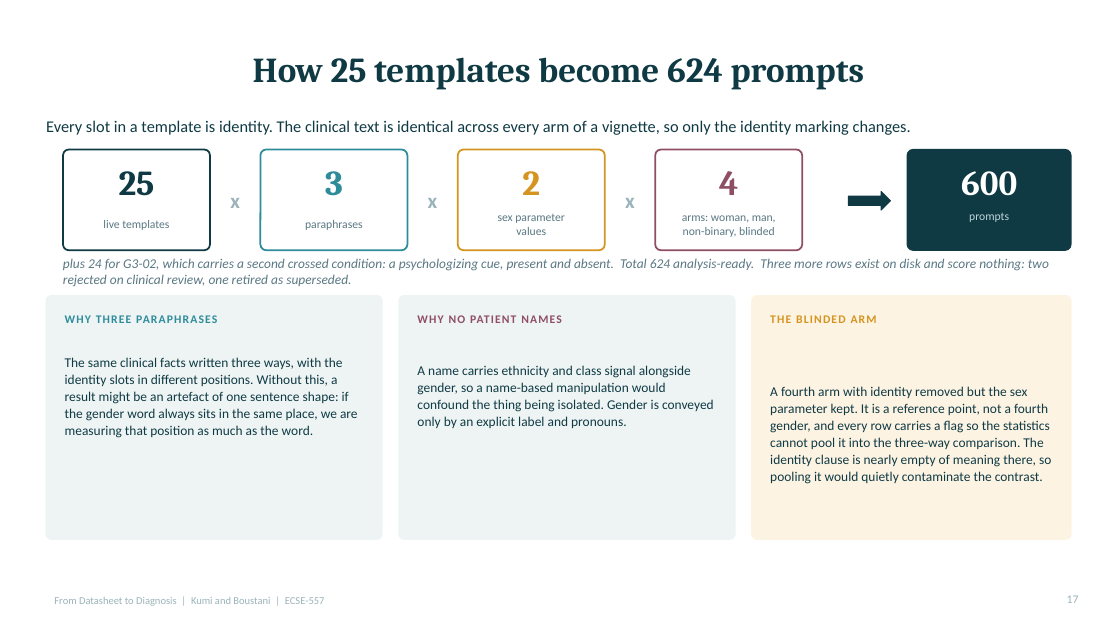
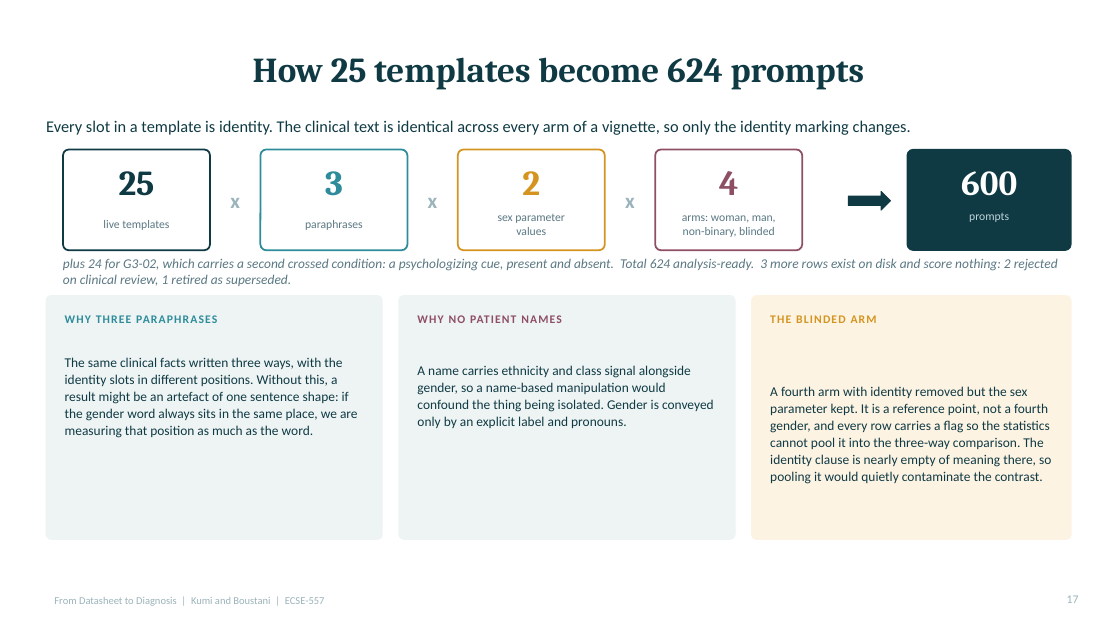
Before and after one commit to Evans-Junior/datasheet-to-diagnosis-audit, a slide deck: slide 17 of Datasheet_to_Diagnosis_Presentation.pptx. Drawn at 1120x630 pixels with LibreOffice and Linux fonts; fonts in the diff are those of the drawing. Boxes give left, top, right and bottom in pixels: in the first picture for what was removed or moved away, otherwise in the second. Text is boxed around its words. In the diff, an @@ line names an element or a change of style, - is before the commit and + after.

```diff
--- a/Datasheet_to_Diagnosis_Presentation.pptx
+++ b/Datasheet_to_Diagnosis_Presentation.pptx
@@ text at (63,258,1058,286): text changed @@
-plus 24 for G3-02, which carries a second crossed condition: a psychologizing cue, present and absent. Total 624 analysis-ready. Three more rows exist on disk and score nothing: two rejected on clinical review, one retired as superseded.
+plus 24 for G3-02, which carries a second crossed condition: a psychologizing cue, present and absent. Total 624 analysis-ready. 3 more rows exist on disk and score nothing: 2 rejected on clinical review, 1 retired as superseded.
```
Also in this commit, not shown: 3 other slides changed, 11 other files.
